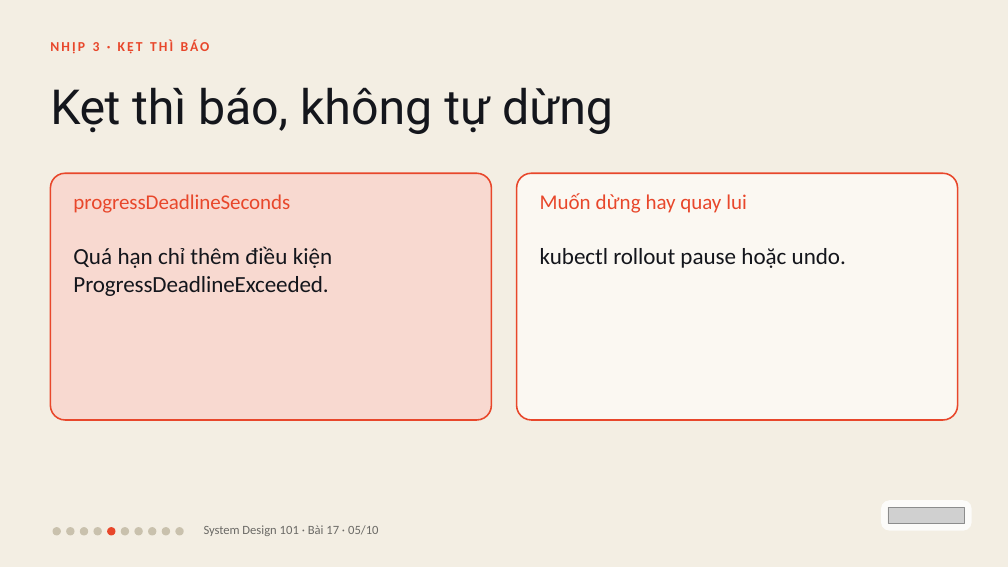
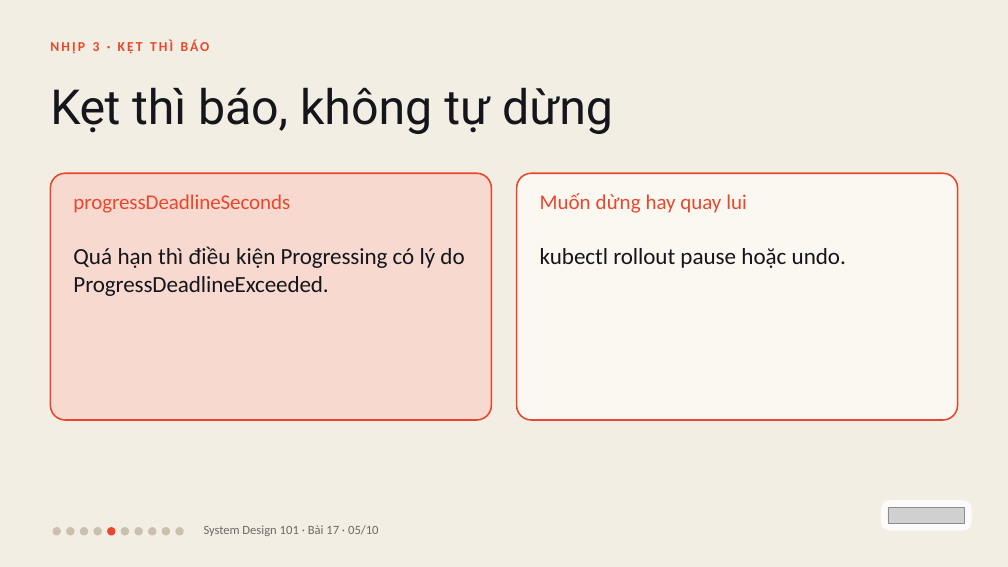
Before and after one commit to vohoailinh90/tool-marketing-studio, a slide deck: slide 5 of system-design-101/vi/lessons/sd-13-017/slides/sd-13-017.pptx. Drawn at 1008x567 pixels with LibreOffice and Linux fonts; fonts in the diff are those of the drawing; grey boxes stand for pictures. Boxes give left, top, right and bottom in pixels: in the first picture for what was removed or moved away, otherwise in the second. Text is boxed around its words. In the diff, an @@ line names an element or a change of style, - is before the commit and + after.

```diff
--- a/system-design-101/vi/lessons/sd-13-017/slides/sd-13-017.pptx
+++ b/system-design-101/vi/lessons/sd-13-017/slides/sd-13-017.pptx
@@ text at box(73, 246, 464, 296): text changed @@
-Quá hạn chỉ thêm điều kiện ProgressDeadlineExceeded.
+Quá hạn thì điều kiện Progressing có lý do ProgressDeadlineExceeded.
```
Also in this commit, not shown: 1 other file.
